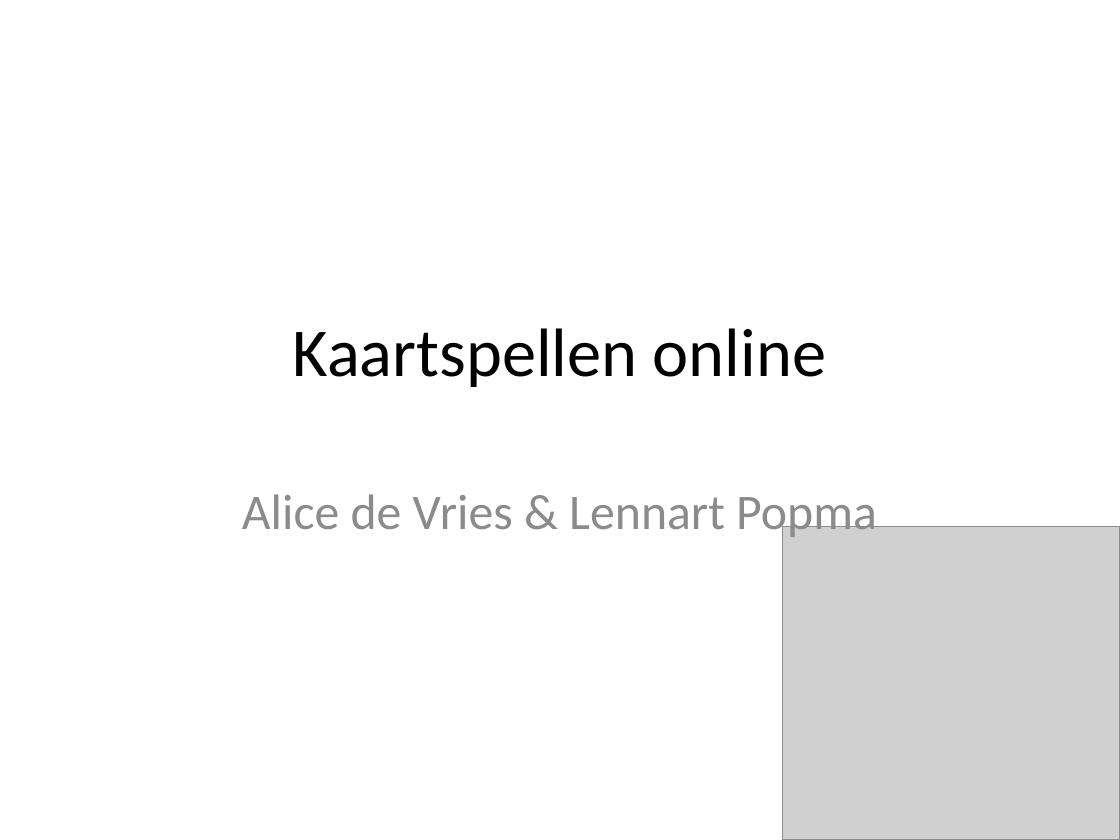
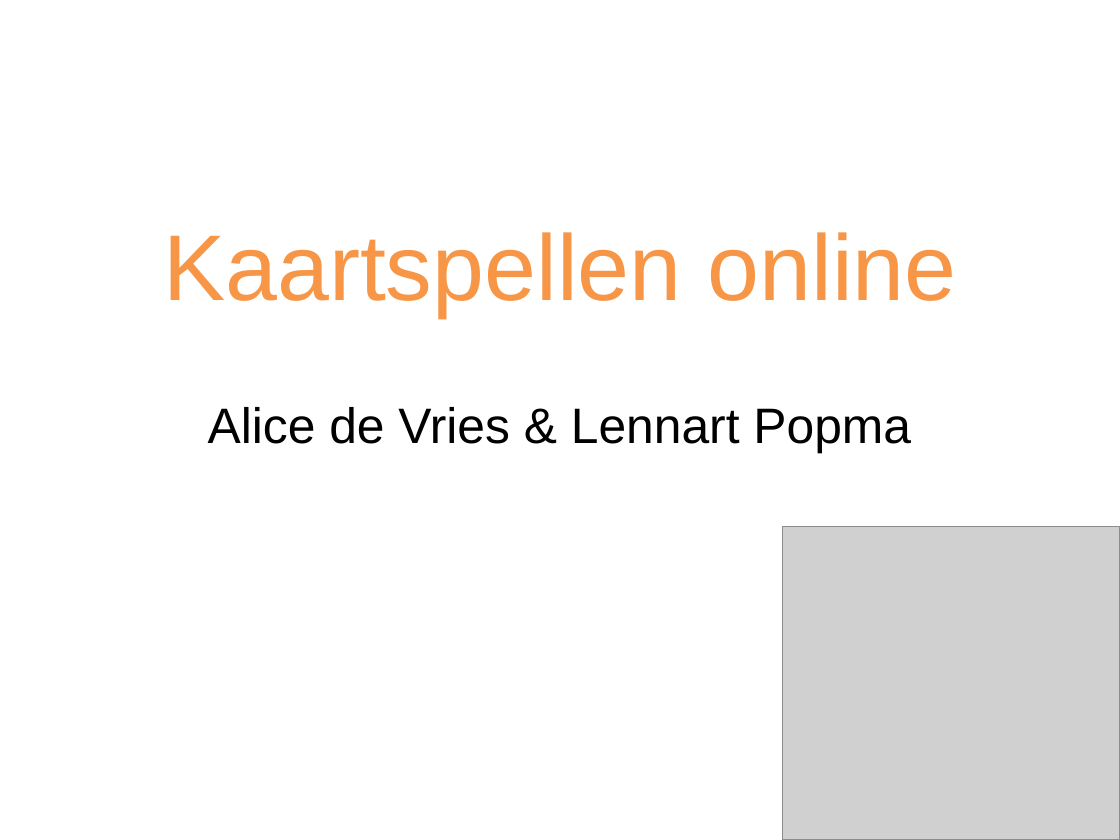
Before and after one commit to AlicedeVries/case, a slide deck: slide 1 of Case presentatie~6.pptx. Drawn at 1120x840 pixels with LibreOffice and Linux fonts; fonts in the diff are those of the drawing; grey boxes stand for pictures. Boxes give left, top, right and bottom in pixels: in the first picture for what was removed or moved away, otherwise in the second. Text is boxed around its words. In the diff, an @@ line names an element or a change of style, - is before the commit and + after.

```diff
--- a/Case presentatie~6.pptx
+++ b/Case presentatie~6.pptx
@@ title "Kaartspellen online": place and size @@
-title "Kaartspellen online" at [293,328,826,387]
+title "Kaartspellen online" at [163,232,957,317]
@@ title "Kaartspellen online" at [163,232,957,317]: size 44 to 60 pt, font Calibri to Arial, text colour #000000 to #F79646 @@
@@ subtitle "Alice de Vries & Lennart ...": place and size @@
-subtitle "Alice de Vries & Lennart ..." at [242,494,877,541]
+subtitle "Alice de Vries & Lennart ..." at [208,407,911,453]
@@ subtitle "Alice de Vries & Lennart ..." at [208,407,911,453]: font Calibri to Arial, text colour #8C8C8C to #000000 @@
```
Also in this commit, not shown: 4 other slides changed, 3 other files.
